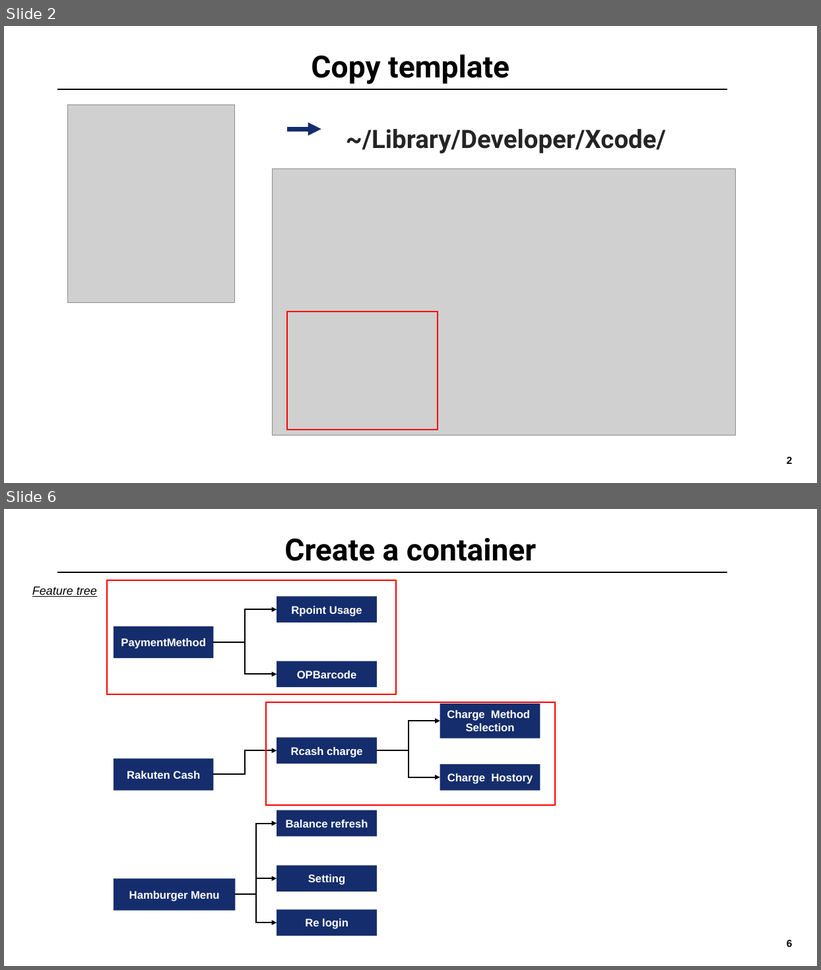
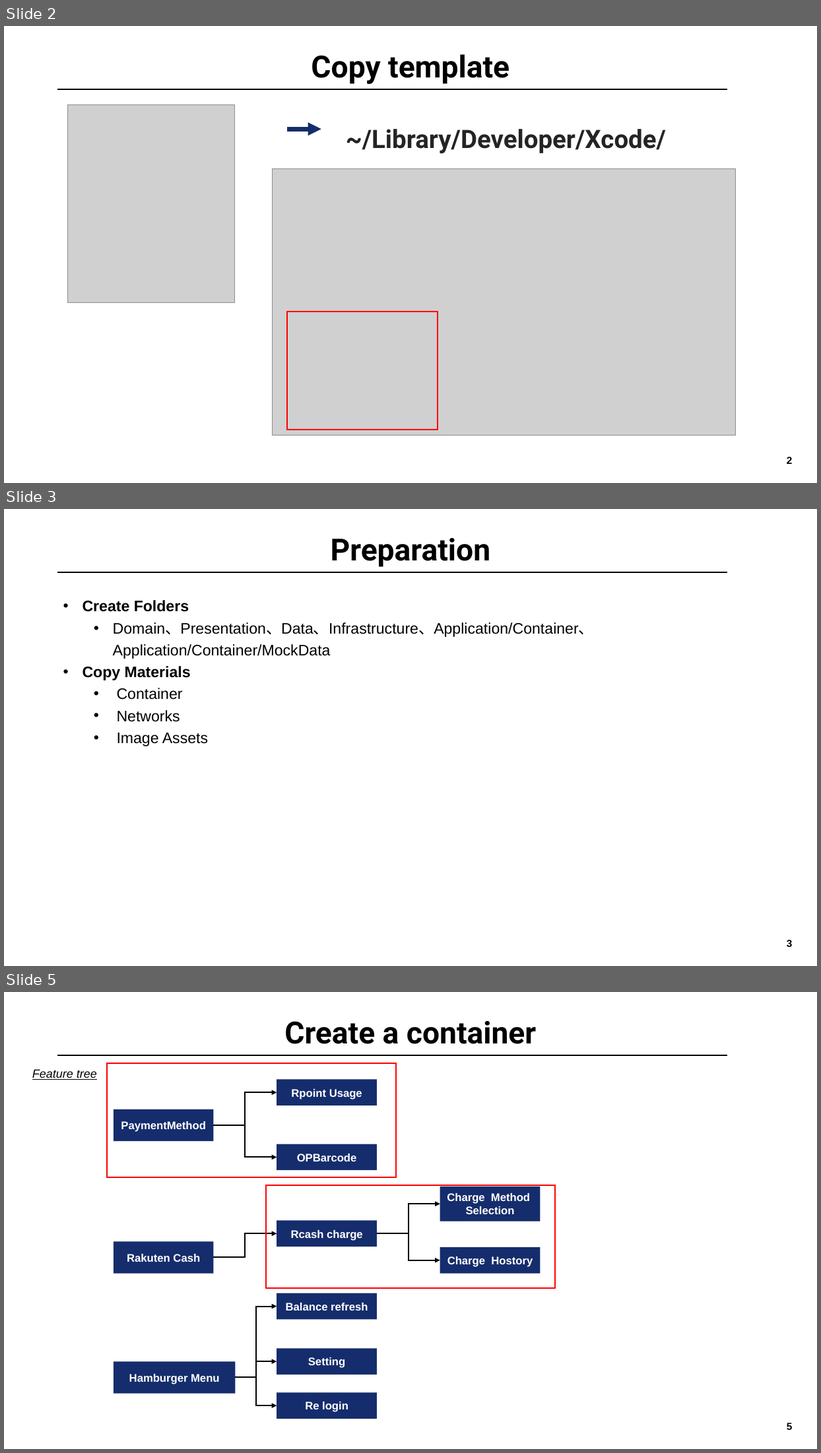
Before and after one commit to ck2shine/MVVMC-Sample, a slide deck: MVVM-Clean-Migration/Guidence.pptx. Shown one above the other, each under a label of ours: slides 2 and 6 before the commit, slides 2, 3 and 5 after it; the slides between them are not shown. The pictures are 821x970 and 821x1453 pixels, drawn with LibreOffice and Linux fonts; fonts in the diff are those of the drawing; grey boxes stand for pictures; background and template pictures are left out. Boxes give left, top, right and bottom in pixels: in the first picture for what was removed or moved away, otherwise in the second. Text is boxed around its words. In the diff, an @@ line names an element or a change of style, - is before the commit and + after.

```diff
--- a/MVVM-Clean-Migration/Guidence.pptx
+++ b/MVVM-Clean-Migration/Guidence.pptx
@@ slide 3 added at <box>4,509,817,966</box>, background #FFFFFF; not listed: 1 template element that a slide beside it also shows @@
@@ title added at <box>331,538,491,567</box>, 36 pt, text #000000, bold @@
+Preparation
@@ line added from (57, 572) to (727, 572), #000000 1 pt @@
@@ text added at <box>83,600,594,747</box>, 18 pt, text #000000 @@
+• Create Folders
+  • Domain、Presentation、Data、Infrastructure、Application/Container、 Application/Container/MockData
+• Copy Materials
+  • Container
+  • Networks
+  • Image Assets
@@ what was slide 6 is now slide 5 @@
```
Also in this commit, not shown: 8 other slides added.
